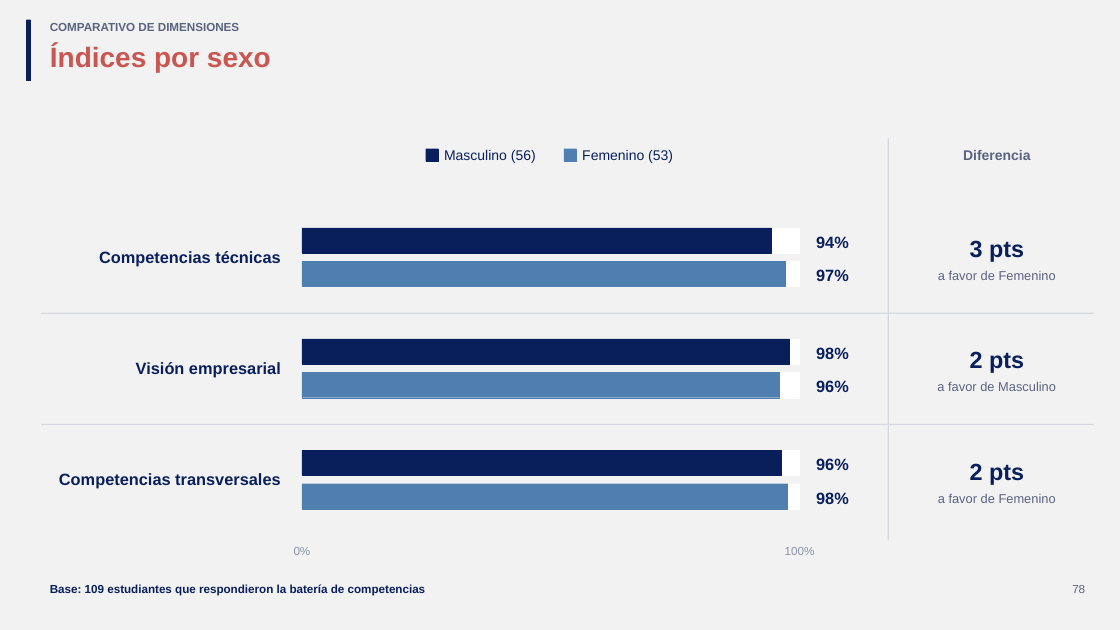
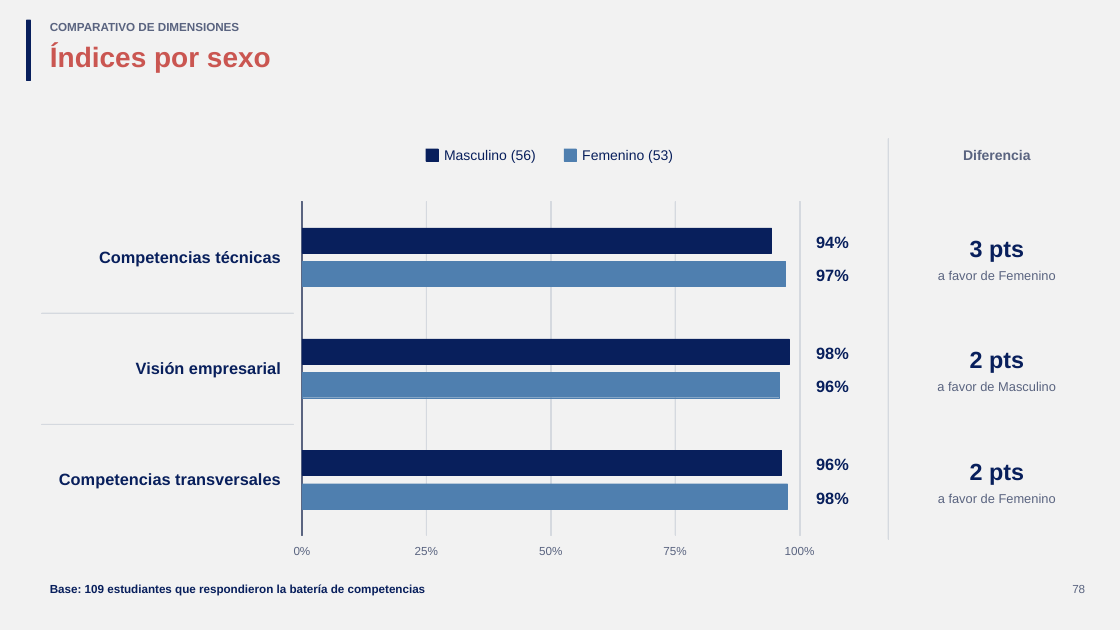
Before and after one commit to GonzaloAlmendariz/prosecnur-app, a slide deck: slide 78 of docs/qa/motor-ppt-2026-10-06/4-recetario/recetario-moderna.pptx. Drawn at 1120x630 pixels with LibreOffice and Linux fonts; fonts in the diff are those of the drawing; background and template pictures are left out. Boxes give left, top, right and bottom in pixels: in the first picture for what was removed or moved away, otherwise in the second. Text is boxed around its words. In the diff, an @@ line names an element or a change of style, - is before the commit and + after.

```diff
--- a/docs/qa/motor-ppt-2026-10-06/4-recetario/recetario-moderna.pptx
+++ b/docs/qa/motor-ppt-2026-10-06/4-recetario/recetario-moderna.pptx
@@ rectangle added at bbox=[302, 202, 302, 535], fill #5A6480, outline #5A6480 0.25 pt @@
@@ rectangle added at bbox=[426, 202, 427, 535], fill #D5D9DF, outline #D5D9DF 0.25 pt @@
@@ rectangle added at bbox=[550, 202, 551, 535], fill #D5D9DF, outline #D5D9DF 0.25 pt @@
@@ rectangle added at bbox=[675, 202, 676, 535], fill #D5D9DF, outline #D5D9DF 0.25 pt @@
@@ rectangle added at bbox=[799, 202, 800, 535], fill #D5D9DF, outline #D5D9DF 0.25 pt @@
@@ rectangle removed at bbox=[302, 228, 800, 253] @@
@@ rectangle removed at bbox=[302, 261, 800, 287] @@
@@ rectangle removed at bbox=[41, 313, 1093, 313] @@
@@ rectangle removed at bbox=[302, 339, 800, 365] @@
@@ rectangle removed at bbox=[302, 372, 800, 397] @@
@@ rectangle removed at bbox=[41, 424, 1093, 425] @@
@@ rectangle removed at bbox=[302, 450, 800, 476] @@
@@ rectangle removed at bbox=[302, 484, 800, 509] @@
@@ text "0%" at bbox=[294, 547, 311, 555]: text colour #8A93A8 to #5A6480 @@
@@ text "100%" at bbox=[785, 547, 815, 555]: text colour #8A93A8 to #5A6480 @@
@@ text added at bbox=[415, 547, 438, 555], 10 pt, text #5A6480 @@
+25%
@@ text added at bbox=[539, 547, 562, 555], 10 pt, text #5A6480 @@
+50%
@@ text added at bbox=[663, 547, 686, 555], 10 pt, text #5A6480 @@
+75%
```
Also in this commit, not shown: 15 other slides changed, 4 slides added, 11 other files.
